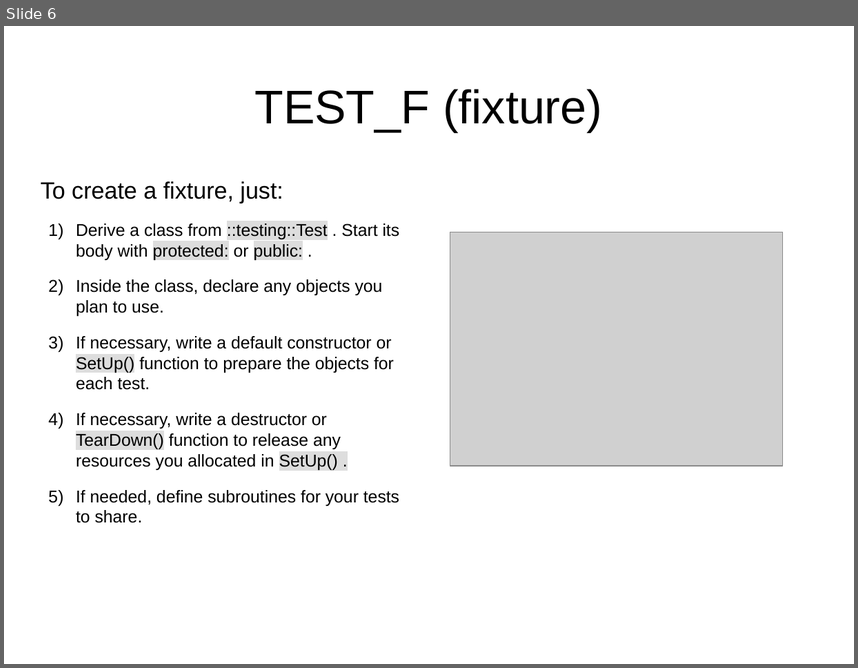
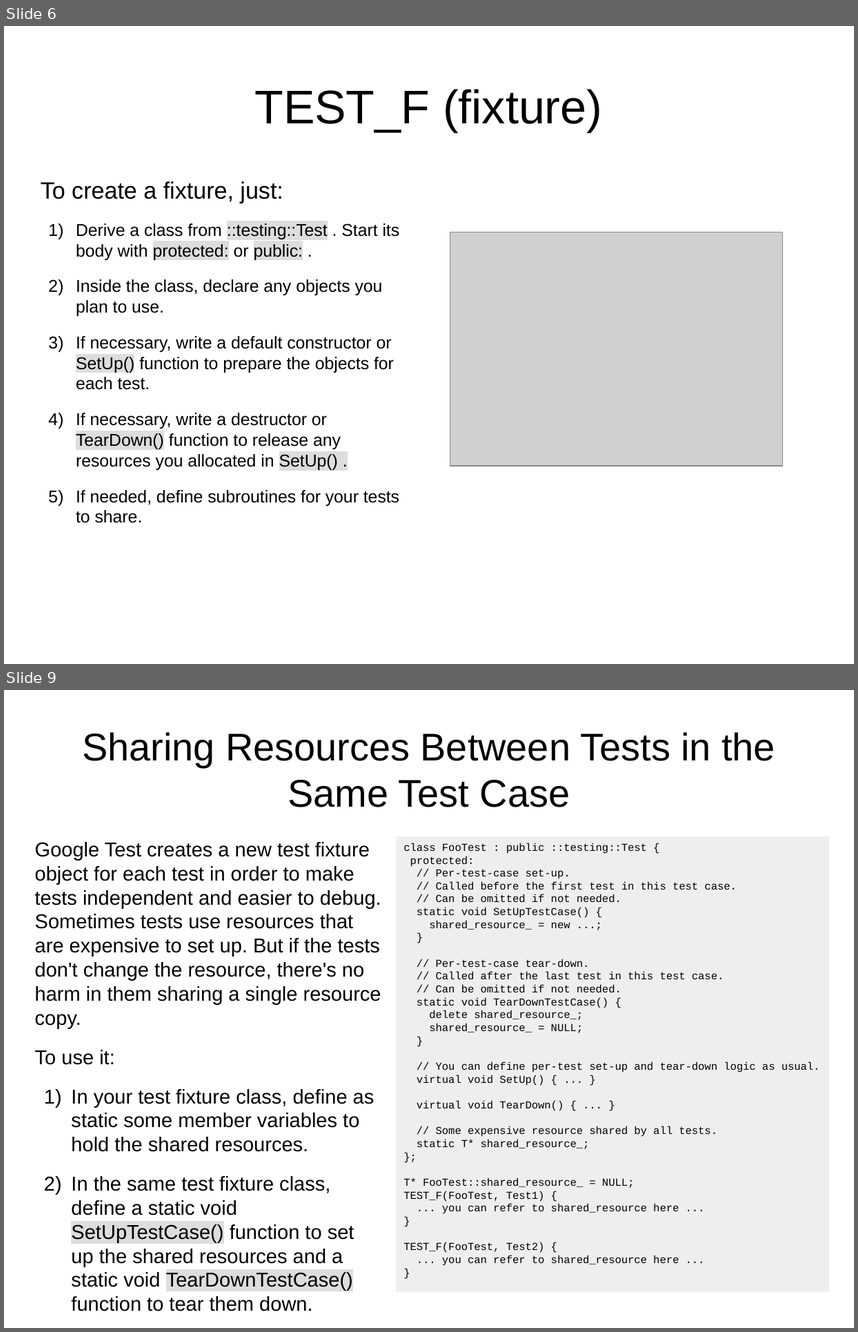
Before and after one commit to fmallaba/gtest-tutorial, a slide deck: GTest.odp. Shown one above the other, each under a label of ours: slide 6 before the commit, slides 6 and 9 after it; the slides between them are not shown. The pictures are 858x668 and 858x1332 pixels, drawn with LibreOffice and Linux fonts; fonts in the diff are those of the drawing; grey boxes stand for pictures. Boxes give left, top, right and bottom in pixels: in the first picture for what was removed or moved away, otherwise in the second. Text is boxed around its words. In the diff, an @@ line names an element or a change of style, - is before the commit and + after.

```diff
--- a/GTest.odp
+++ b/GTest.odp
@@ slide 9 added at [4, 690, 854, 1328], background #FFFFFF @@
@@ title added at [82, 732, 775, 807], 36 pt, text #000000 @@
+Sharing Resources Between Tests in the Same Test Case
@@ text added at [35, 842, 381, 1311], 18.7 pt, text #000000 @@
+Google Test creates a new test fixture object for each test in order to make tests independent and easier to debug. Sometimes tests use resources that are expensive to set up. But if the tests don't change the resource, there's no harm in them sharing a single resource copy.
+To use it:
+1) In your test fixture class, define as static some member variables to hold the shared resources.
+2) In the same test fixture class, define a static void SetUpTestCase() function to set up the shared resources and a static void TearDownTestCase() function to tear them down.
@@ rectangle added at [397, 836, 829, 1292], fill #EEEEEE, 10 pt, text #000000 @@
+class FooTest : public ::testing::Test {
+protected:
+// Per-test-case set-up.
+// Called before the first test in this test case.
+// Can be omitted if not needed.
+static void SetUpTestCase() {
+shared_resource_ = new ...;
+}
+// Per-test-case tear-down.
+// Called after the last test in this test case.
+// Can be omitted if not needed.
+static void TearDownTestCase() {
+delete shared_resource_;
+shared_resource_ = NULL;
+}
+// You can define per-test set-up and tear-down logic as usual.
+virtual void SetUp() { ... }
+virtual void TearDown() { ... }
+// Some expensive resource shared by all tests.
+static T* shared_resource_;
+};
+T* FooTest::shared_resource_ = NULL;
+TEST_F(FooTest, Test1) {
+... you can refer to shared_resource here ...
+}
+TEST_F(FooTest, Test2) {
+... you can refer to shared_resource here ...
+}
```
Also in this commit, not shown: 1 slide changed, 8 other slides added, 6 other files.
